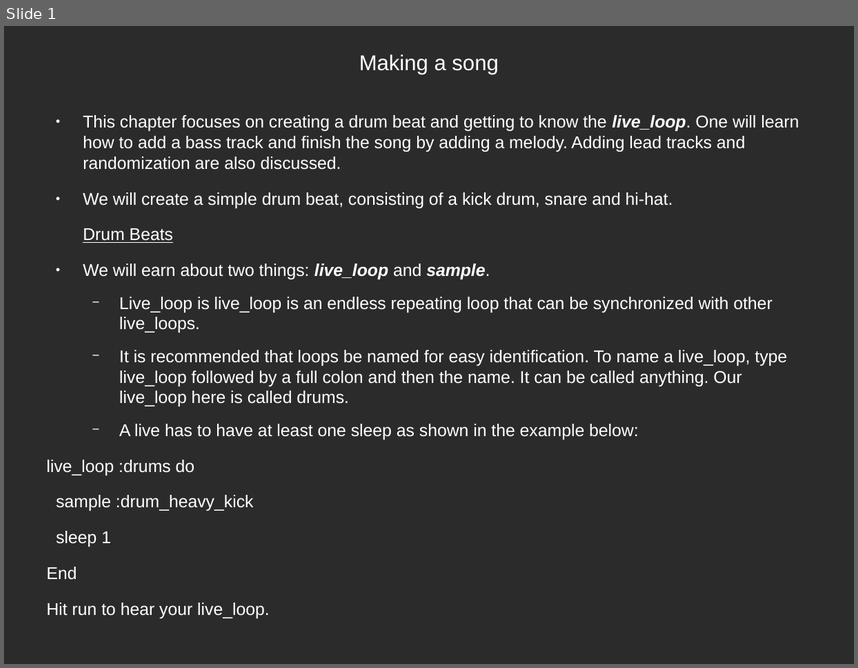
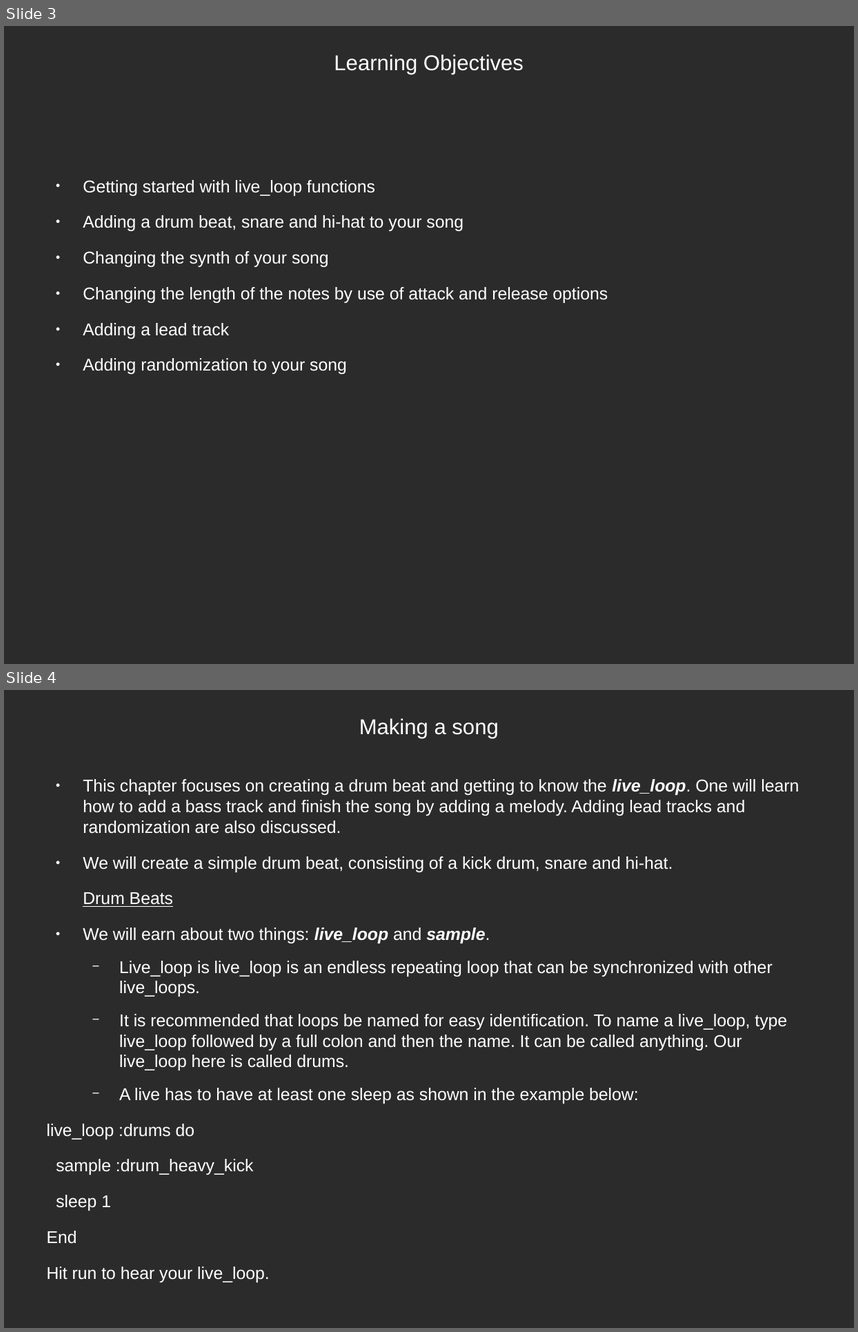
Before and after one commit to tunapanda/Sonic-Pi, a slide deck: Part_one/Making A Song.odp. Shown one above the other, each under a label of ours: slide 1 before the commit, slides 3 and 4 after it. The pictures are 858x668 and 858x1332 pixels, drawn with LibreOffice and Linux fonts; fonts in the diff are those of the drawing; background and template pictures are left out; a plain dark background stands for a picture behind light text. Boxes give left, top, right and bottom in pixels: in the first picture for what was removed or moved away, otherwise in the second. Text is boxed around its words. In the diff, an @@ line names an element or a change of style, - is before the commit and + after.

Commit message:
added learning objectives and references to all files

```diff
--- a/Part_one/Making A Song.odp
+++ b/Part_one/Making A Song.odp
@@ slide 3 added at [4,26,854,664], background picture (left out) @@
@@ title added at [334,54,524,74], 20 pt, text #FFFFFF @@
+Learning Objectives
@@ text added at [83,180,608,374], 16 pt, text #FFFFFF @@
+● Getting started with live_loop functions
+● Adding a drum beat, snare and hi-hat to your song
+● Changing the synth of your song
+● Changing the length of the notes by use of attack and release options
+● Adding a lead track
+● Adding randomization to your song
@@ what was slide 1 is now slide 4 @@
```
Also in this commit, not shown: 3 other slides added, 8 other files.
